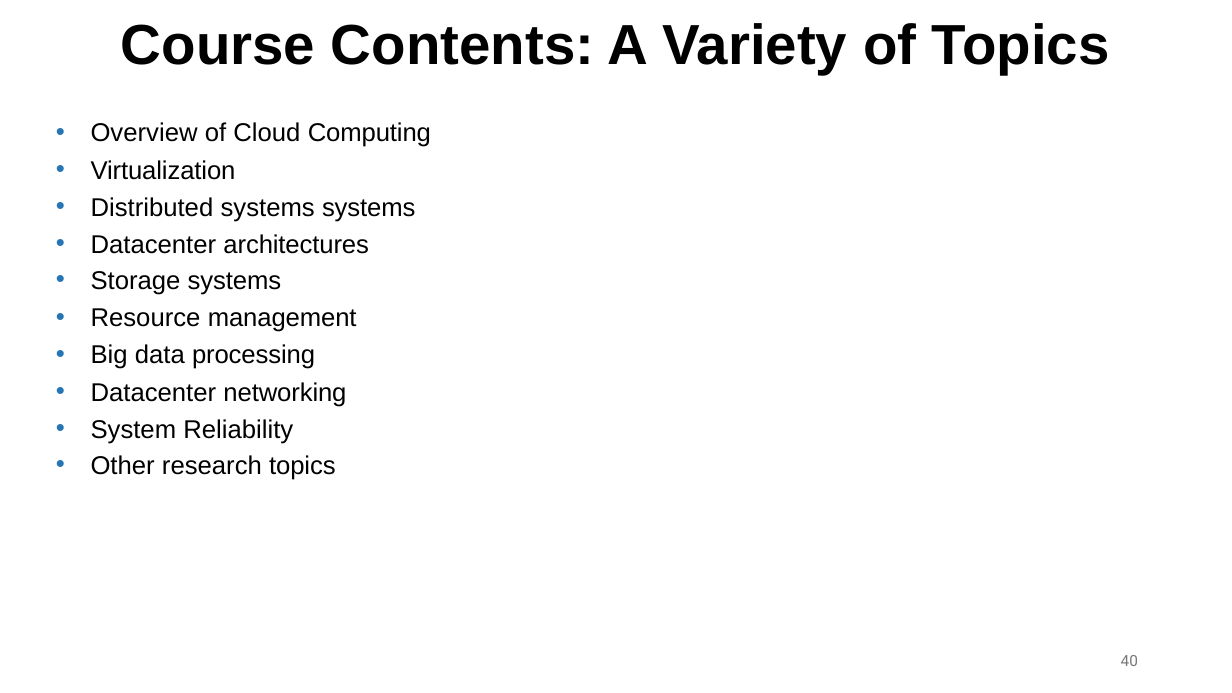
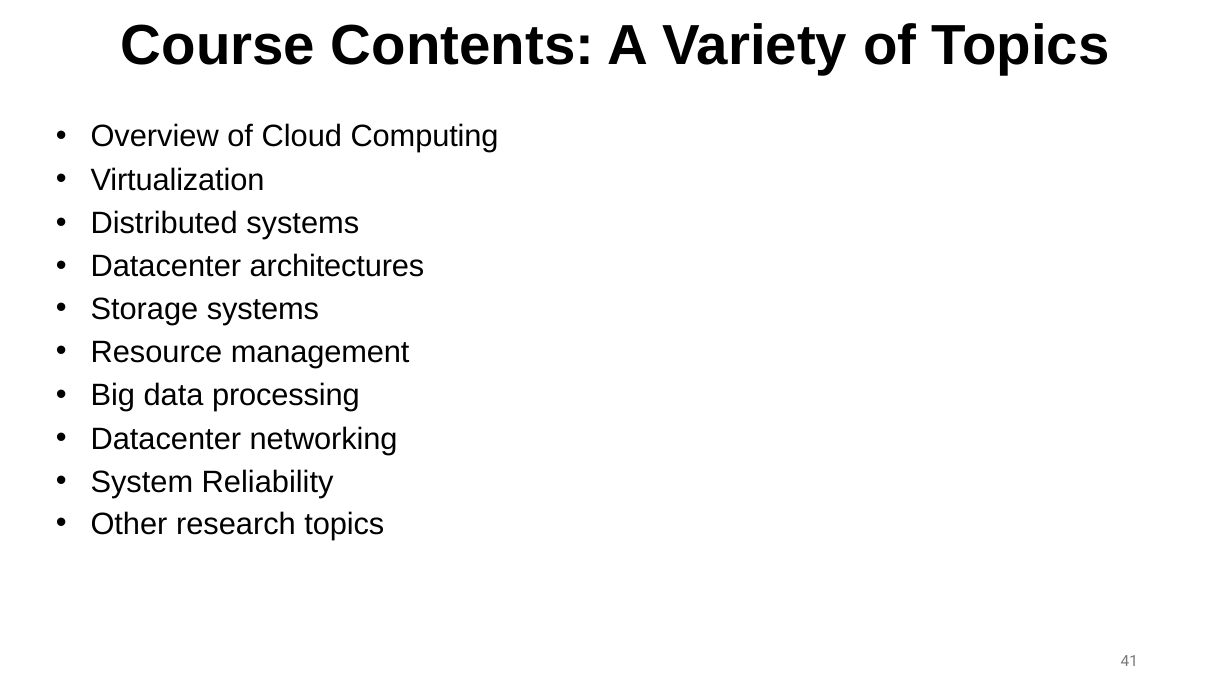
Before and after one commit to ec528/ec528.github.io, a slide deck: slide 41 of slides/fall26/1-introduction.pptx (slide 40 before the commit). Drawn at 1232x693 pixels with LibreOffice and Linux fonts; fonts in the diff are those of the drawing. Boxes give left, top, right and bottom in pixels: in the first picture for what was removed or moved away, otherwise in the second. Text is boxed around its words. In the diff, an @@ line names an element or a change of style, - is before the commit and + after.

```diff
--- a/slides/fall26/1-introduction.pptx
+++ b/slides/fall26/1-introduction.pptx
@@ text at (x1=91, y1=123, x2=499, y2=540): size 20 to 24 pt; bullet colour #2675B4 to #000000 @@
@@ text at (x1=91, y1=210, x2=359, y2=239): text changed; size 20 to 24 pt @@
-• Distributed systems systems
+• Distributed systems
@@ page number at (x1=1121, y1=655, x2=1138, y2=666): text changed @@
-40
+41
```
Also in this commit, not shown: 16 other slides changed, 11 slides added, 1 slide removed, 1 other file.
